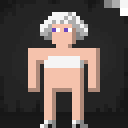
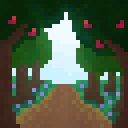
Layer changes from the first 128px x 128px image to the second:
hid "colors" over (104, 0, 128, 16)
hid group "character" (39 layers) over (0, 0, 128, 128)
added group "lush forest" (1st of 2) with 4 layers above "default background" over (0, 0, 128, 128)
added layer "bottom shadow" in group "lush forest" over (0, 64, 128, 128)
added layer "shading" (addition) in group "lush forest" over (4, 0, 116, 104)
added layer "shaded layer" in group "lush forest" over (0, 0, 128, 128)
added layer "lush forest" (2nd of 2, in "lush forest") in group "lush forest" over (0, 0, 128, 128)
renamed "background" to "default background", hid it over (0, 0, 128, 128)
